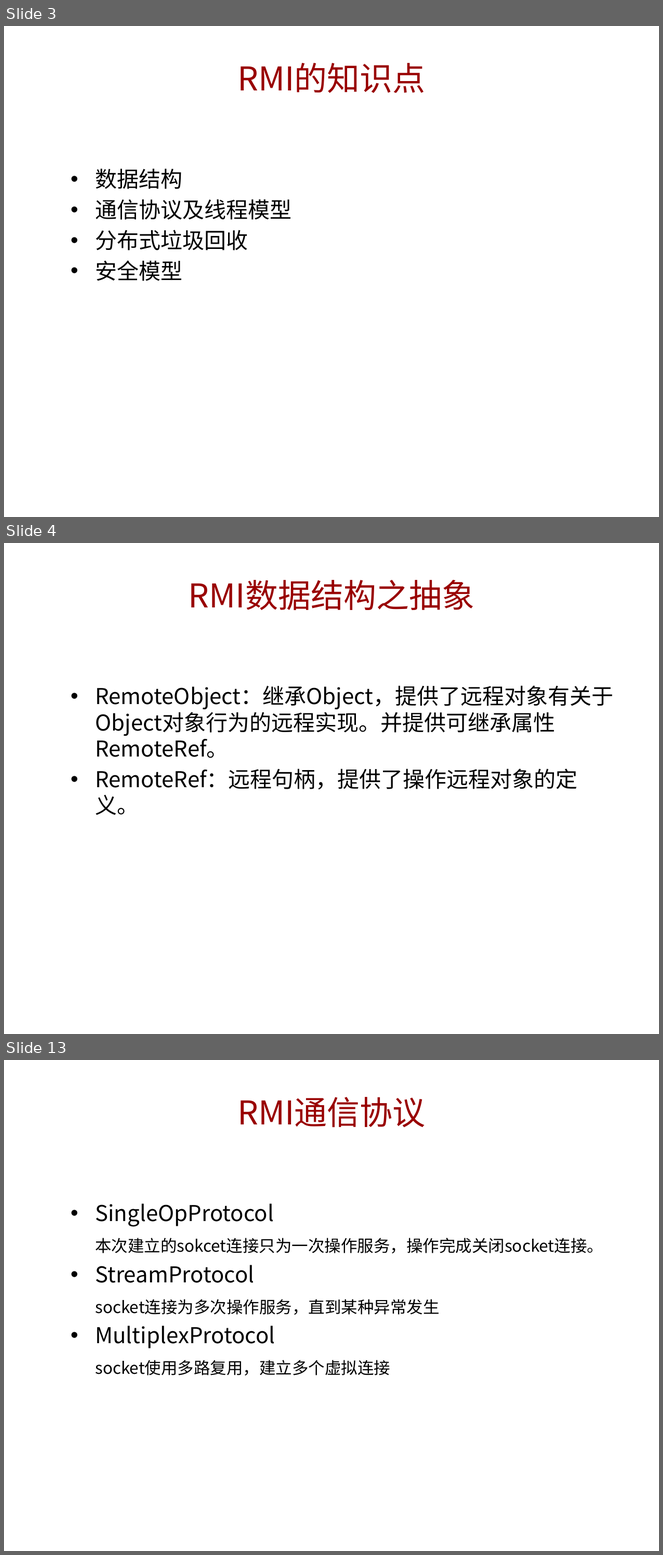
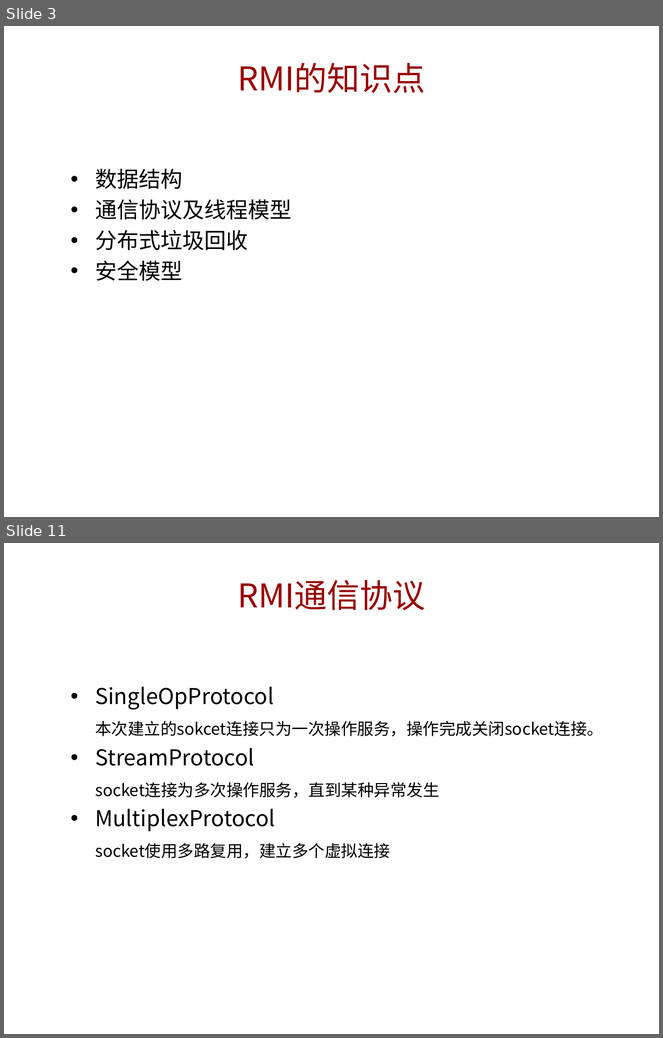
Before and after one commit to jianzijian/Hello-World, a slide deck: RMI学习分享.pptx. Shown one above the other, each under a label of ours: slides 3, 4 and 13 before the commit, slides 3 and 11 after it; the slides between them are not shown. The pictures are 663x1555 and 663x1038 pixels, drawn with LibreOffice and Linux fonts; fonts in the diff are those of the drawing; background and template pictures are left out. Boxes give left, top, right and bottom in pixels: in the first picture for what was removed or moved away, otherwise in the second. Text is boxed around its words. In the diff, an @@ line names an element or a change of style, - is before the commit and + after.

```diff
--- a/RMI学习分享.pptx
+++ b/RMI学习分享.pptx
@@ slide 4 removed at bbox=[4, 543, 659, 1034], background picture (left out) @@
@@ title removed at bbox=[189, 580, 475, 610] @@
-RMI数据结构之抽象
@@ text removed at bbox=[95, 685, 613, 815] @@
-• RemoteObject：继承Object，提供了远程对象有关于Object对象行为的远程实现。并提供可继承属性RemoteRef。
-• RemoteRef：远程句柄，提供了操作远程对象的定义。
@@ what was slide 13 is now slide 11 @@
```
Also in this commit, not shown: 1 slide changed, 7 slides added, 7 other slides removed.
